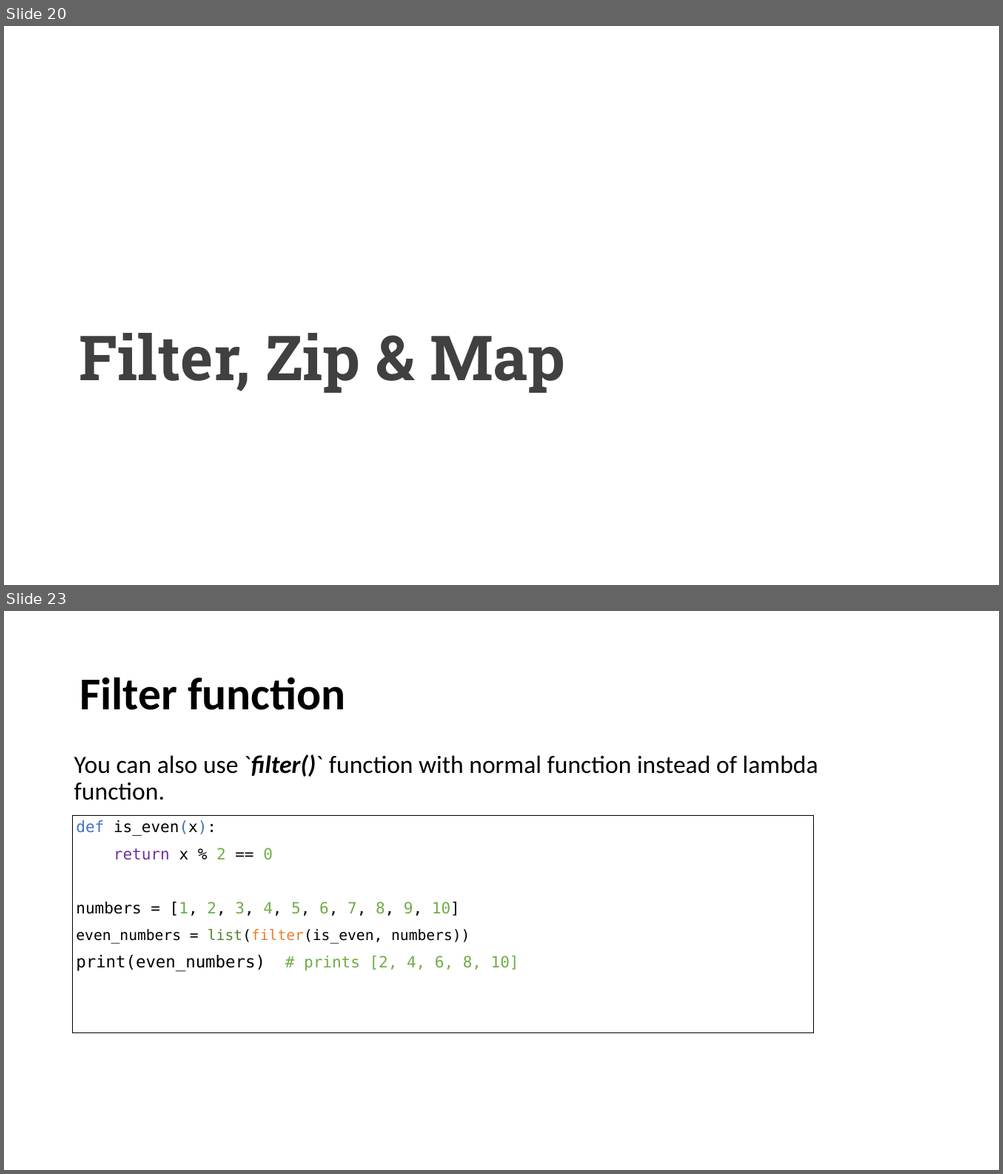
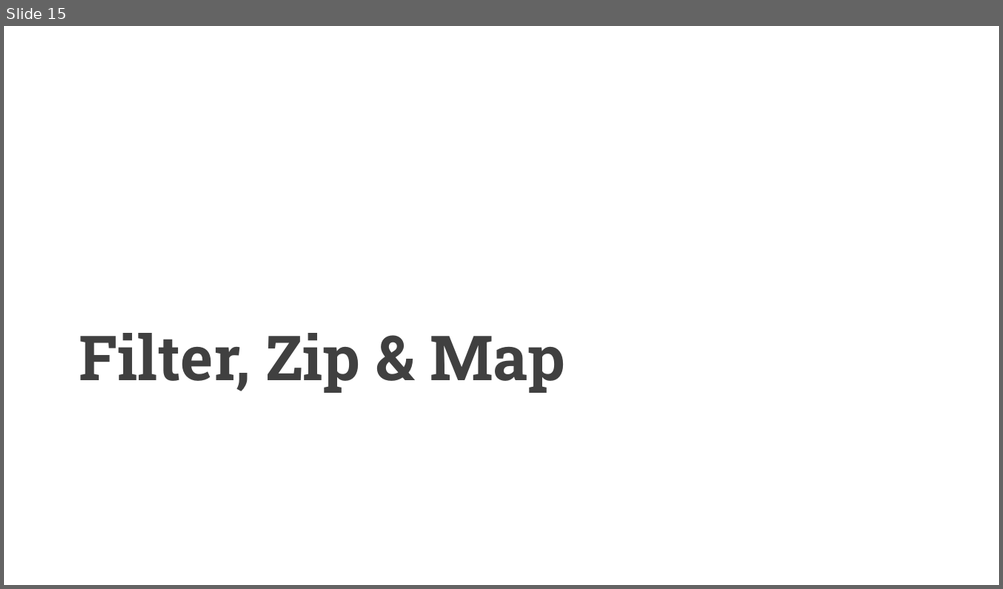
Before and after one commit to UCLL-PR2/exercises, a slide deck: 03-iterable&generators/programming2_iterable.pptx. Shown one above the other, each under a label of ours: slides 20 and 23 before the commit, slide 15 after it; the slides between them are not shown. The pictures are 1003x1174 and 1003x589 pixels, drawn with LibreOffice and Linux fonts; fonts in the diff are those of the drawing. Boxes give left, top, right and bottom in pixels: in the first picture for what was removed or moved away, otherwise in the second. Text is boxed around its words. In the diff, an @@ line names an element or a change of style, - is before the commit and + after.

```diff
--- a/03-iterable&generators/programming2_iterable.pptx
+++ b/03-iterable&generators/programming2_iterable.pptx
@@ slide 23 removed at (4,611,999,1170), background #FFFFFF @@
@@ title removed at (79,677,345,710) @@
-Filter function
@@ text removed at (74,755,818,800) @@
-  You can also use `filter()` function with normal function instead of lambda function.
@@ rectangle removed at (73,815,814,1034) @@
-def is_even(x):
-return x % 2 == 0
-numbers = [1, 2, 3, 4, 5, 6, 7, 8, 9, 10]
-even_numbers = list(filter(is_even, numbers))
-print(even_numbers) # prints [2, 4, 6, 8, 10]
@@ what was slide 20 is now slide 15 @@
```
Also in this commit, not shown: 5 slides changed, 6 slides added, 1 other file.
